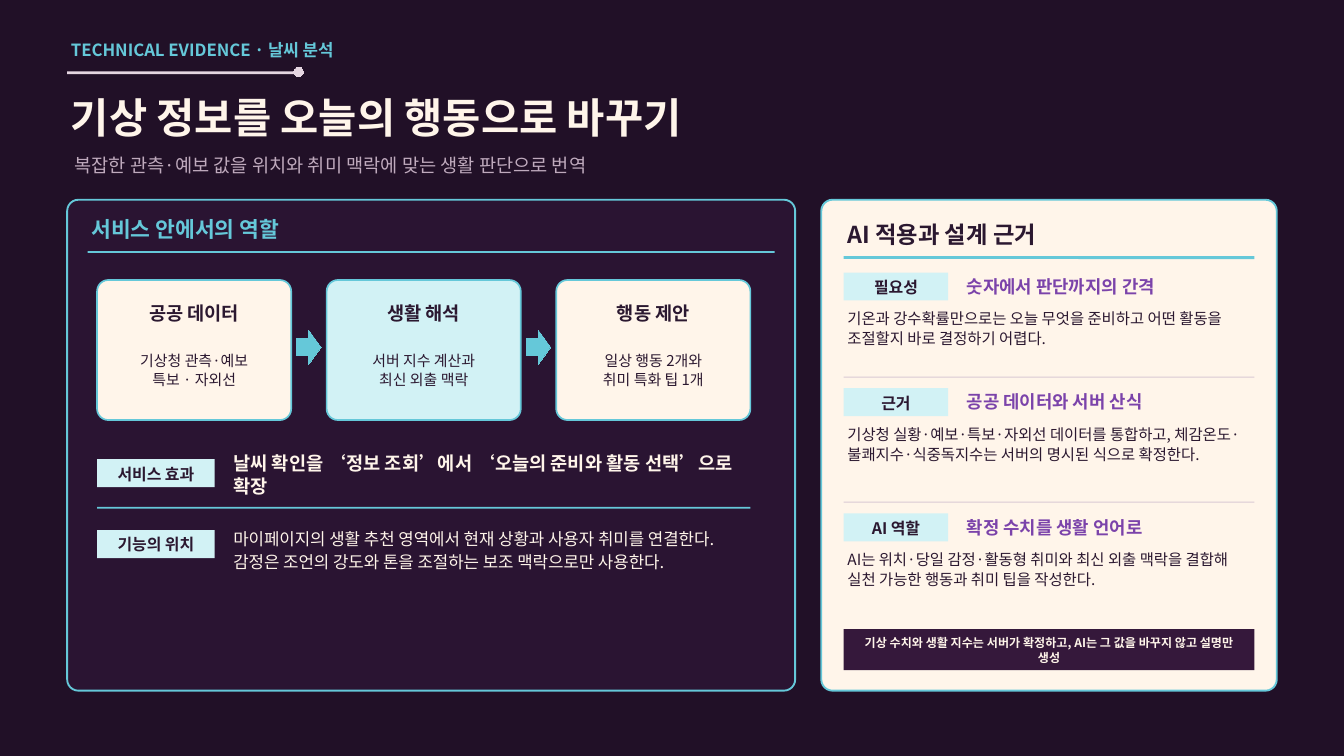
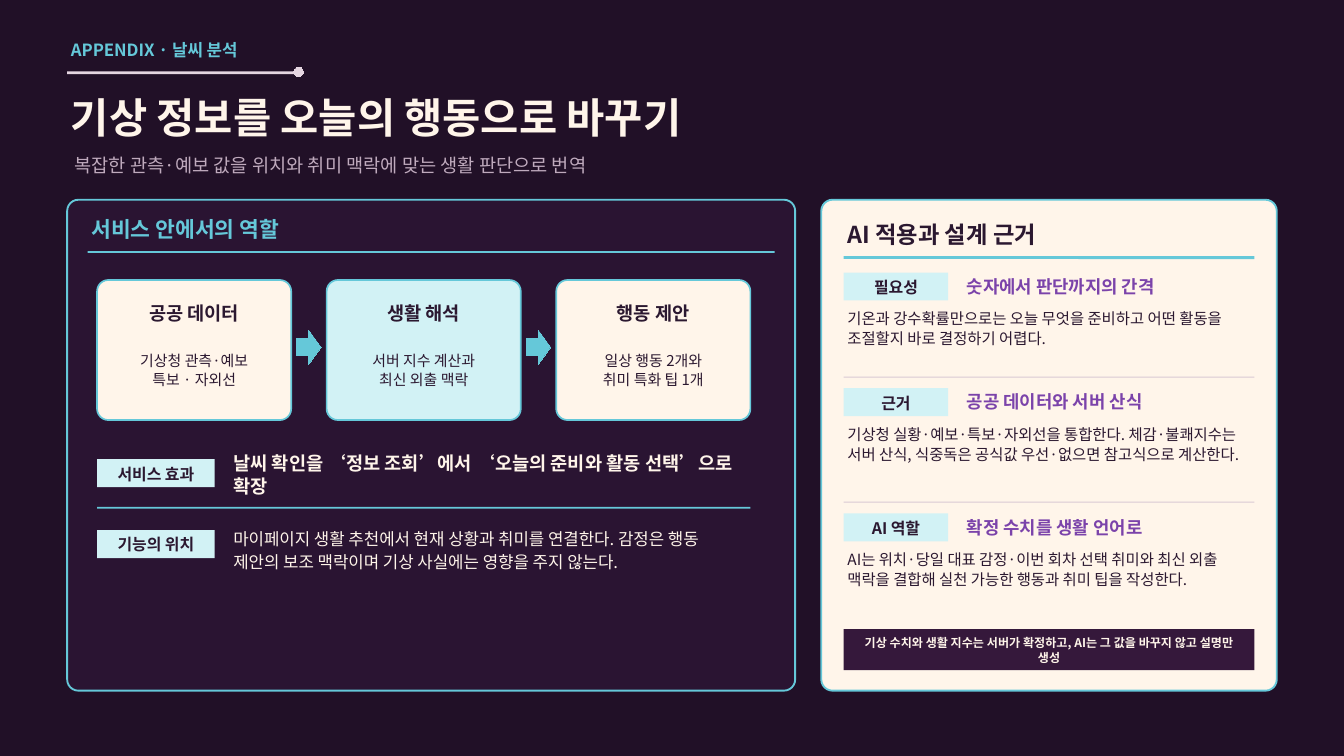
Before and after one commit to SKNETWORKS-FAMILY-AICAMP/SKN27-FINAL-4Team, a slide deck: slide 10 of output/presentation/빈틈사이_기능별_기술근거_부록.pptx. Drawn at 1344x756 pixels with LibreOffice and Linux fonts; fonts in the diff are those of the drawing. Boxes give left, top, right and bottom in pixels: in the first picture for what was removed or moved away, otherwise in the second. Text is boxed around its words. In the diff, an @@ line names an element or a change of style, - is before the commit and + after.

Commit message:
날씨 애니메이션 추가 개선 및 문서작업

```diff
--- a/output/presentation/빈틈사이_기능별_기술근거_부록.pptx
+++ b/output/presentation/빈틈사이_기능별_기술근거_부록.pptx
@@ text at (71,42,238,58): text changed @@
-TECHNICAL EVIDENCE · 날씨 분석
+APPENDIX · 날씨 분석
@@ text at (847,427,1239,463): text changed @@
-기상청 실황·예보·특보·자외선 데이터를 통합하고, 체감온도·불쾌지수·식중독지수는 서버의 명시된 식으로 확정한다.
+기상청 실황·예보·특보·자외선을 통합한다. 체감·불쾌지수는 서버 산식, 식중독은 공식값 우선·없으면 참고식으로 계산한다.
@@ text at (233,531,699,570): text changed @@
-마이페이지의 생활 추천 영역에서 현재 상황과 사용자 취미를 연결한다. 감정은 조언의 강도와 톤을 조절하는 보조 맥락으로만 사용한다.
+마이페이지 생활 추천에서 현재 상황과 취미를 연결한다. 감정은 행동 제안의 보조 맥락이며 기상 사실에는 영향을 주지 않는다.
@@ text at (847,552,1217,587): text changed @@
-AI는 위치·당일 감정·활동형 취미와 최신 외출 맥락을 결합해 실천 가능한 행동과 취미 팁을 작성한다.
+AI는 위치·당일 대표 감정·이번 회차 선택 취미와 최신 외출 맥락을 결합해 실천 가능한 행동과 취미 팁을 작성한다.
```
Also in this commit, not shown: 10 other slides changed, 7 other files.
